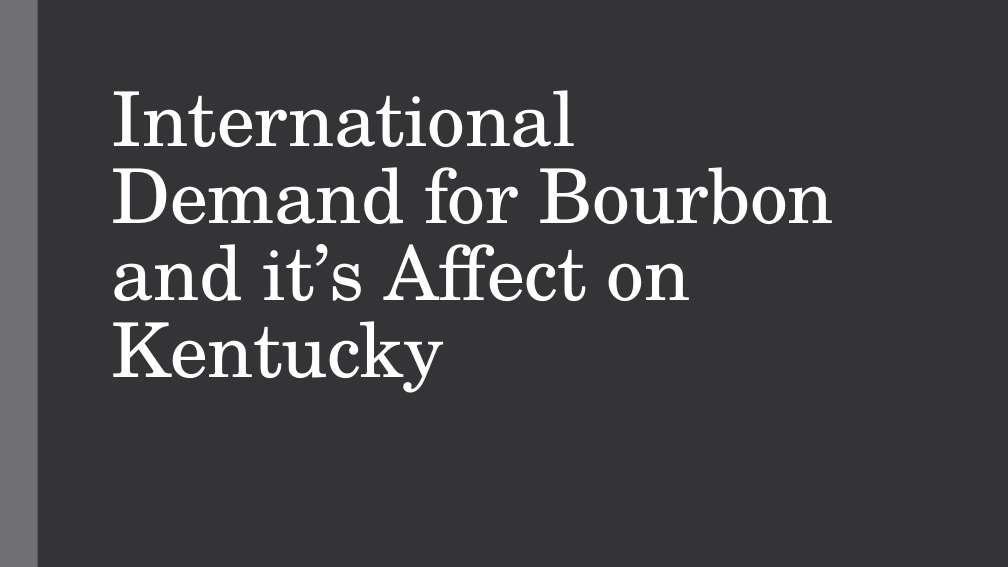
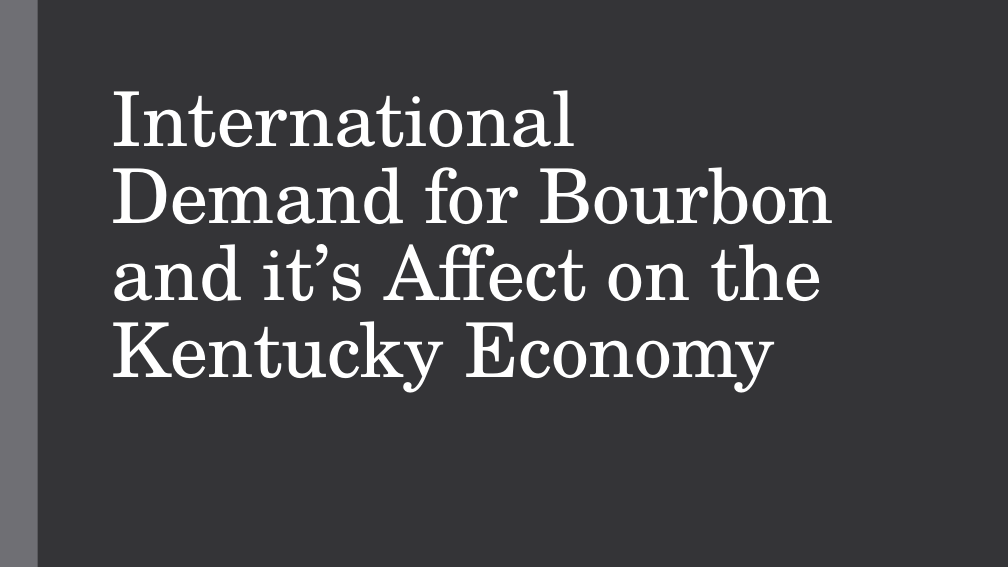
Before and after one commit to jblackett/ECON431ResearchPaper, a slide deck: slide 1 of Bourbon_Presentation.pptx. Drawn at 1008x567 pixels with LibreOffice and Linux fonts; fonts in the diff are those of the drawing. Boxes give left, top, right and bottom in pixels: in the first picture for what was removed or moved away, otherwise in the second. Text is boxed around its words. In the diff, an @@ line names an element or a change of style, - is before the commit and + after.

```diff
--- a/Bourbon_Presentation.pptx
+++ b/Bourbon_Presentation.pptx
@@ title at <box>112,90,834,393</box>: text changed @@
-International Demand for Bourbon and it’s Affect on Kentucky
+International Demand for Bourbon and it’s Affect on the Kentucky Economy
```
Also in this commit, not shown: 2 slides added.
